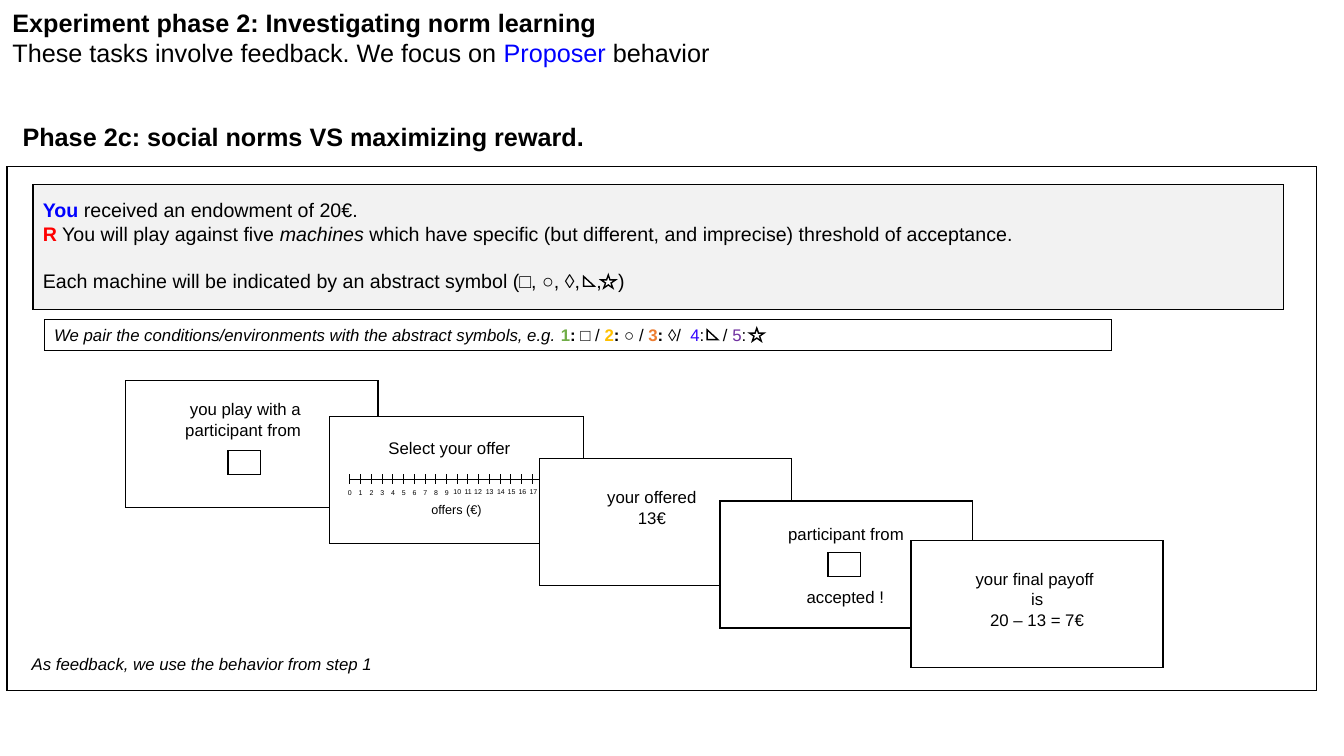
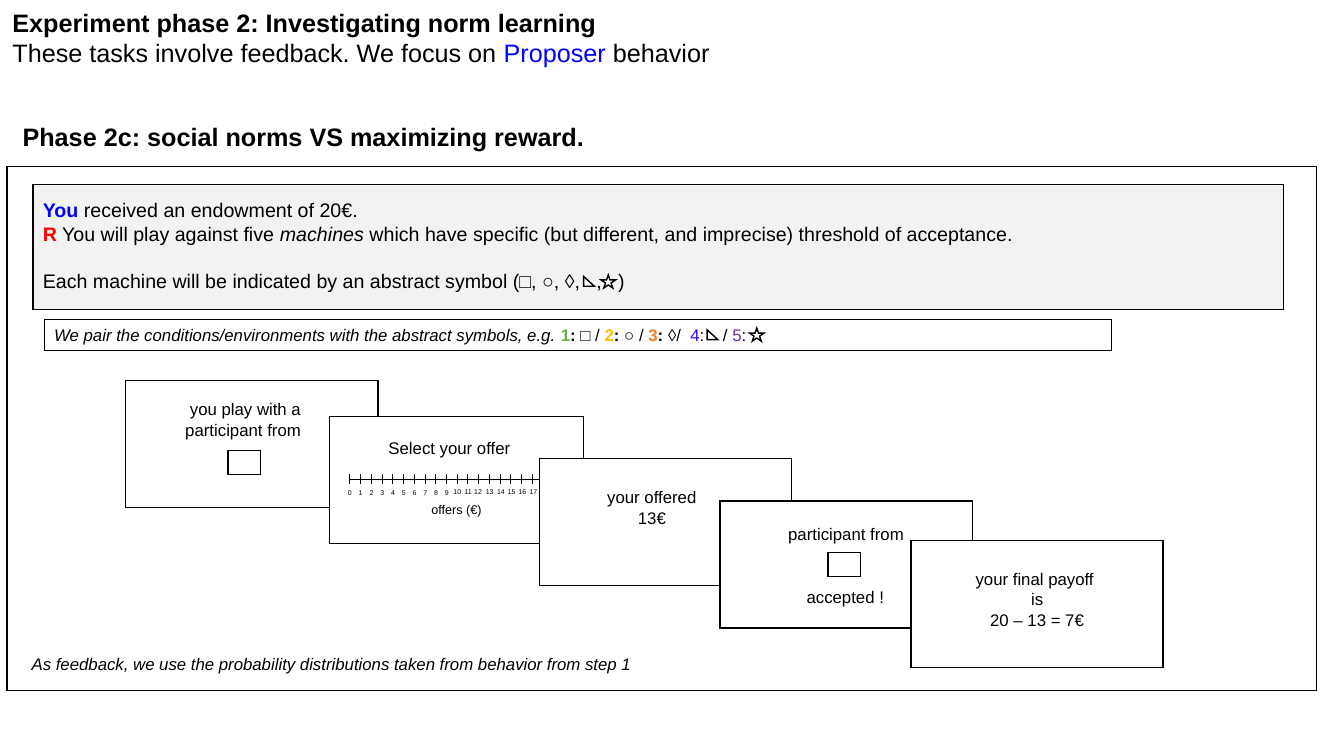
Before and after one commit to michaelrojekgiffin/RL, a slide deck: slide 14 of reports/Design_presentation_2017_10_27.pptx (slide 15 before the commit). Drawn at 1344x756 pixels with LibreOffice and Linux fonts; fonts in the diff are those of the drawing. Boxes give left, top, right and bottom in pixels: in the first picture for what was removed or moved away, otherwise in the second. Text is boxed around its words. In the diff, an @@ line names an element or a change of style, - is before the commit and + after.

```diff
--- a/reports/Design_presentation_2017_10_27.pptx
+++ b/reports/Design_presentation_2017_10_27.pptx
@@ text at [32, 658, 630, 674]: text changed @@
-As feedback, we use the behavior from step 1
+As feedback, we use the probability distributions taken from behavior from step 1
```
Also in this commit, not shown: 5 other slides changed, 4 slides added, 4 slides removed, 4 other files.
